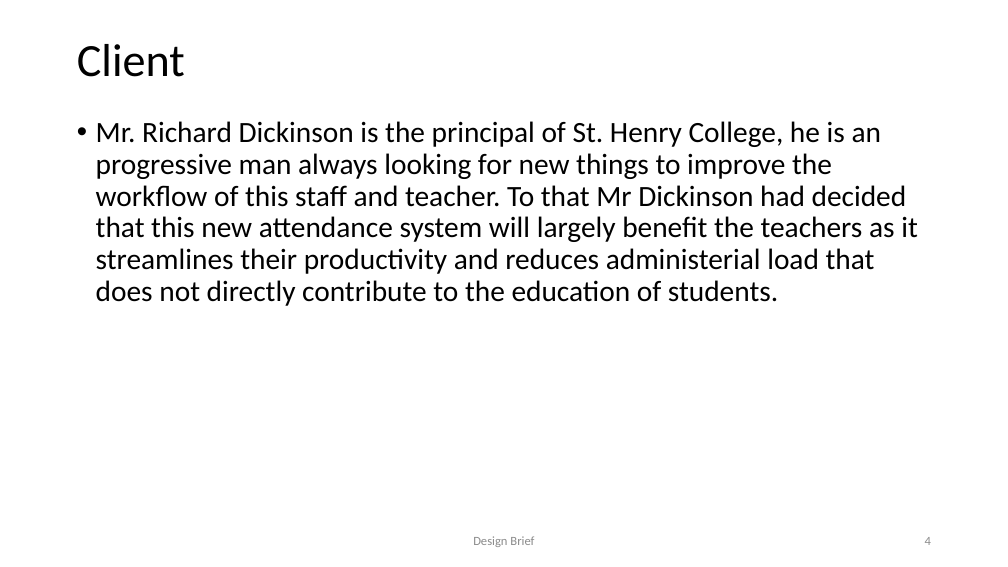
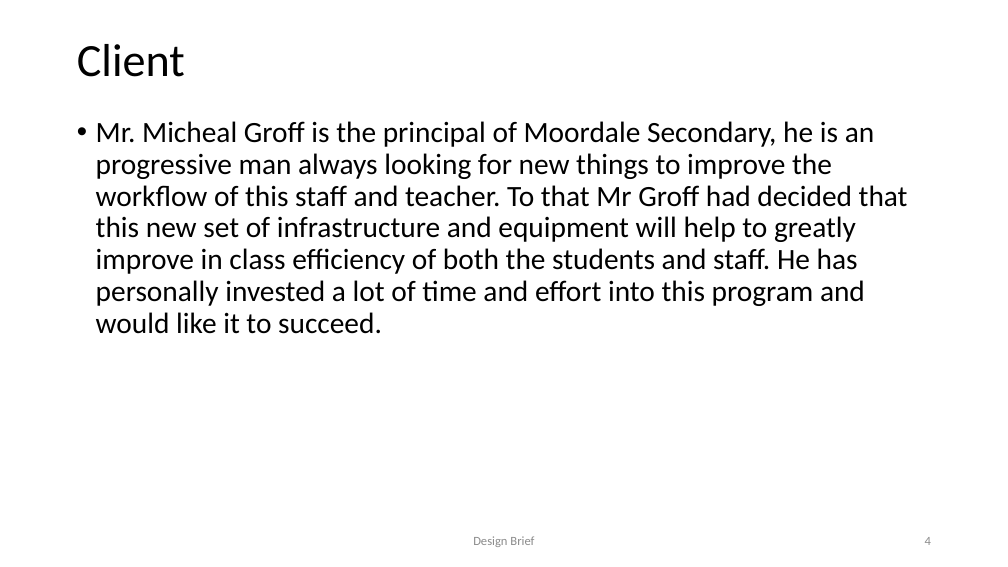
Before and after one commit to Karna-A/Sys-Engineering, a slide deck: slide 4 of Folio/Design Brief RFID FINAL.pptx. Drawn at 1008x567 pixels with LibreOffice and Linux fonts; fonts in the diff are those of the drawing. Boxes give left, top, right and bottom in pixels: in the first picture for what was removed or moved away, otherwise in the second. Text is boxed around its words. In the diff, an @@ line names an element or a change of style, - is before the commit and + after.

```diff
--- a/Folio/Design Brief RFID FINAL.pptx
+++ b/Folio/Design Brief RFID FINAL.pptx
@@ text at [96,121,908,334]: text changed @@
-• Mr. Richard Dickinson is the principal of St. Henry College, he is an progressive man always looking for new things to improve the workflow of this staff and teacher. To that Mr Dickinson had decided that this new attendance system will largely benefit the teachers as it streamlines their productivity and reduces administerial load that does not directly contribute to the education of students.
+• Mr. Micheal Groff is the principal of Moordale Secondary, he is an progressive man always looking for new things to improve the workflow of this staff and teacher. To that Mr Groff had decided that this new set of infrastructure and equipment will help to greatly improve in class efficiency of both the students and staff. He has personally invested a lot of time and effort into this program and would like it to succeed.
```
Also in this commit, not shown: 7 other slides changed, 1 other file.
